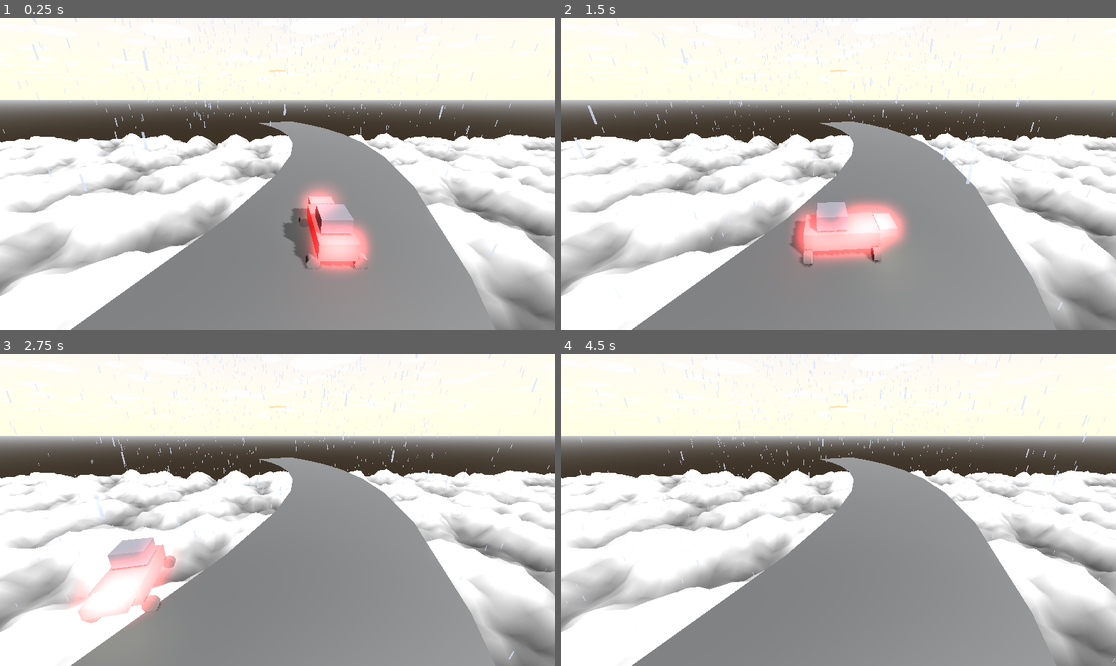
Above: before the commit, frames 1-4 (two rows, left to right).
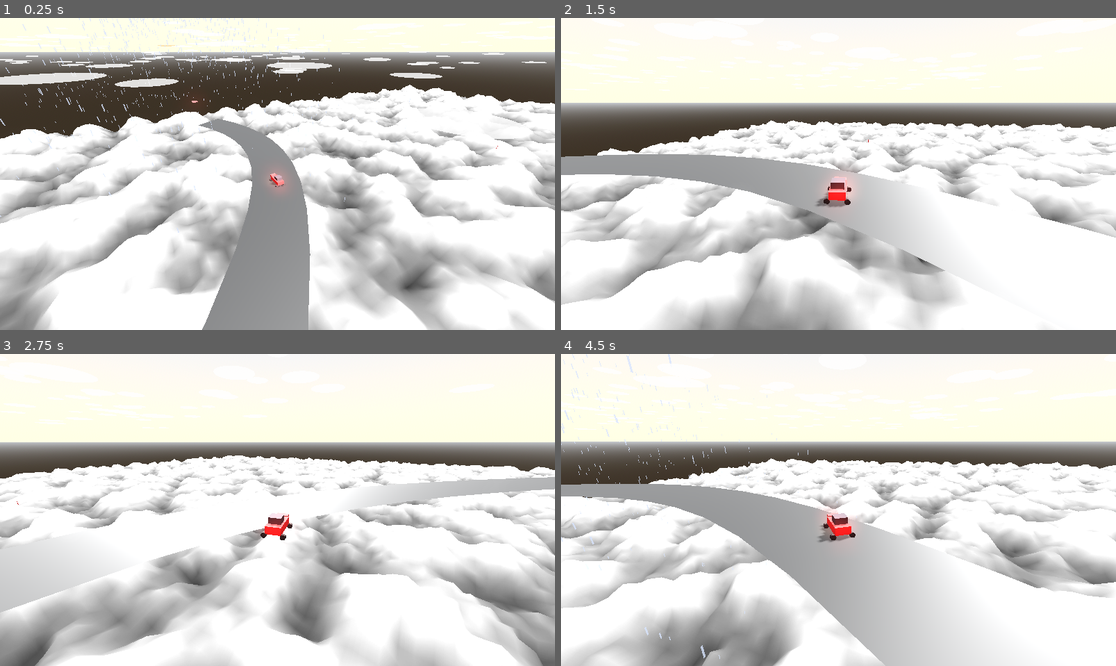
Above: after the commit, the same moments.

Repository: MehulSn/Comp-360_A2
Game: Godot game, scene res://landscape.tscn
Two runs of this game, one before a commit and one after it. Both use one fixed random seed, a clock stepped at 60 frames per second and the inputs below.
Inputs:
- Up to frame 1 (0.25 s): no input
- Up to frame 2 (1.5 s): hold Right (ui_right) 0.53-1.28 s; hold Down (ui_down) from 1.28 s (still down)
- Up to frame 3 (2.75 s): release Down (ui_down) at 2.03 s; hold Right (ui_right) from 2.03 s (still down)
- Up to frame 4 (4.5 s): release Right (ui_right) at 2.78 s; hold Up (ui_up) 2.78-3.53 s; hold Left (ui_left) from 3.53 s (still down)

The runs differ from the first frame. In frame 1, 63% of the frame differs, in the area x 0-100%, y 0-100%; in frame 2, 50%; in frame 3, 54%; in frame 4, 55%.

Commit message:
fourth task

Diff:
--- a/car_camera.gd
+++ b/car_camera.gd
@@ -1,19 +1,38 @@
 extends Camera3D
 
-@onready var car = $"../Car"
-var follow_distance := 25.0
-var height := 10.0
-var smooth_speed := 4.0
+@export var target: Node3D        # drag your Car here in the Inspector
+@export var follow_distance := 25.0
+@export var height := 10.0
+@export var smooth_speed := 6.0
 
-func _ready():
-	fov = 75.0
-	far = 2000.0
-	current = true
-	print("🎥 Car Camera Active")
+func _ready() -> void:
+	# Try to find the car automatically if not assigned
+	if target == null and get_parent() and get_parent().has_node("Car"):
+		target = get_parent().get_node("Car") as Node3D
 
-func _process(delta):
-	if car:
-		var desired_pos = car.global_position - car.global_transform.basis.z * follow_distance
-		desired_pos.y += height
-		global_position = global_position.lerp(desired_pos, delta * smooth_speed)
-		look_at(car.global_position + Vector3(0, 2, 0), Vector3.UP)
+	# Make sure THIS camera becomes the active one
+	make_current()
+
+	# Debug info
+	var active_cam = get_viewport().get_camera_3d()
+	if active_cam:
+		print("🎥 Car-follow camera ready. target =", target)
+		print("Active camera is:", active_cam.name)
+	else:
+		print("⚠️ No active camera detected!")
+
+func _process(delta: float) -> void:
+	# If another camera takes over, reclaim control
+	if not is_current():
+		make_current()
+
+	if target:
+		# Place the camera behind and above the car
+		var desired = target.global_position + target.global_transform.basis.z * follow_distance
+		desired.y += height
+
+		# Smoothly move the camera
+		global_position = global_position.lerp(desired, delta * smooth_speed)
+
+		# Always look at the car slightly above its center
+		look_at(target.global_position + Vector3(0, 2, 0), Vector3.UP)
--- a/landscape.tscn
+++ b/landscape.tscn
@@ -16,7 +16,6 @@
 
 [node name="Camera3D" type="Camera3D" parent="."]
 transform = Transform3D(1, 0, 0, 0, 0.939693, 0.34202, 0, -0.34202, 0.939693, -110, 70, 270)
-current = true
 far = 1000.0
 script = ExtResource("2_6vom0")
 
@@ -39,5 +38,6 @@
 transform = Transform3D(1, 0, 0, 0, 1, 0, 0, 0, 1, -110, 150, 200)
 script = ExtResource("4_6vom0")
 
-[node name="carCamera" type="Camera3D" parent="Car"]
+[node name="carCamera" type="Camera3D" parent="."]
+transform = Transform3D(1, 0, 0, 0, 1, 0, 0, 0, 1, -110, 150, 200)
 script = ExtResource("5_425dq")
Not shown, added: .DS_Store
